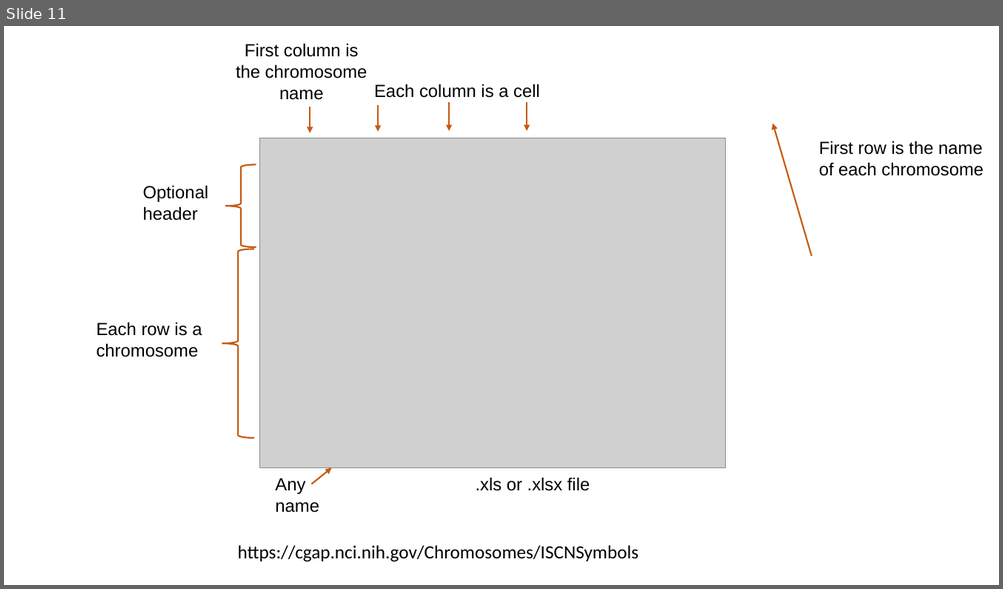
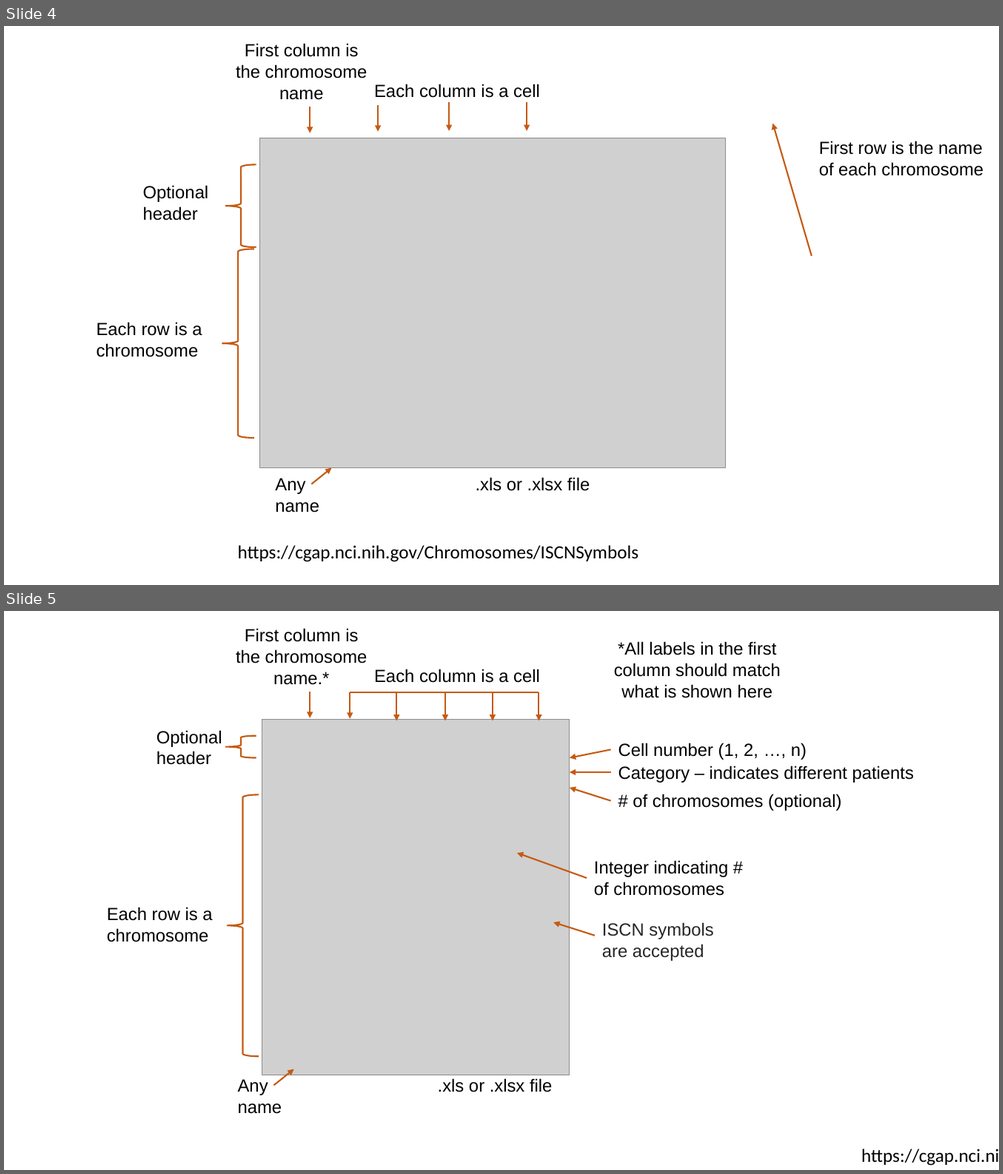
Before and after one commit to dpique/aneuVis, a slide deck: manuscript/aneuvis_figures.pptx. Shown one above the other, each under a label of ours: slide 11 before the commit, slides 4 and 5 after it. The pictures are 1003x589 and 1003x1174 pixels, drawn with LibreOffice and Linux fonts; fonts in the diff are those of the drawing; grey boxes stand for pictures. Boxes give left, top, right and bottom in pixels: in the first picture for what was removed or moved away, otherwise in the second. Text is boxed around its words. In the diff, an @@ line names an element or a change of style, - is before the commit and + after.

```diff
--- a/manuscript/aneuvis_figures.pptx
+++ b/manuscript/aneuvis_figures.pptx
@@ slide 5 added at (4, 611, 999, 1170), background #FFFFFF @@
@@ text added at (236, 628, 367, 685), 17 pt, text #000000 @@
+First column is the chromosome name.*
@@ text added at (614, 641, 780, 698), 17 pt, text #000000 @@
+*All labels in the first column should match what is shown here
@@ text added at (374, 669, 540, 683), 17 pt, text #000000 @@
+Each column is a cell
@@ arrow added from (310, 692) to (310, 718), #C55A11 1.5 pt @@
@@ arrow added from (350, 692) to (350, 719), #C55A11 1.5 pt @@
@@ line added from (539, 692) to (350, 692), #C55A11 1.5 pt @@
@@ arrow added from (396, 692) to (396, 721), #C55A11 1.5 pt @@
@@ arrow added from (445, 692) to (445, 721), #C55A11 1.5 pt @@
@@ arrow added from (492, 692) to (492, 721), #C55A11 1.5 pt @@
@@ arrow added from (539, 692) to (539, 721), #C55A11 1.5 pt @@
@@ picture added at (262, 719, 569, 1076) @@
@@ text added at (156, 730, 222, 765), 17 pt, text #000000 @@
+Optional header
@@ right brace added at (225, 735, 256, 758), outline #C55A11 1.5 pt @@
@@ text added at (618, 743, 806, 760), 17 pt, text #000000 @@
+Cell number (1, 2, …, n)
@@ arrow added from (611, 750) to (569, 758), #C55A11 1.5 pt @@
@@ text added at (618, 766, 913, 783), 17 pt, text #000000 @@
+Category – indicates different patients
@@ arrow added from (611, 772) to (569, 772), #C55A11 1.5 pt @@
@@ arrow added from (611, 801) to (569, 788), #C55A11 1.5 pt @@
@@ right brace added at (227, 795, 259, 1056), outline #C55A11 1.5 pt @@
@@ text added at (632, 794, 841, 811), 17 pt, text #000000 @@
+# of chromosomes (optional)
@@ arrow added from (586, 878) to (518, 854), #C55A11 1.5 pt @@
@@ text added at (594, 860, 728, 896), 17 pt, text #000000 @@
+Integer indicating # of chromosomes
@@ text added at (107, 907, 212, 943), 17 pt, text #000000 @@
+Each row is a chromosome
@@ arrow added from (595, 936) to (553, 923), #C55A11 1.5 pt @@
@@ text added at (602, 923, 713, 961), 17 pt, text #262626 @@
+ISCN symbols are accepted
@@ arrow added from (274, 1085) to (294, 1070), #C55A11 1.5 pt @@
@@ text added at (238, 1079, 282, 1114), 17 pt, text #000000 @@
+Any name
@@ text added at (438, 1079, 552, 1093), 17 pt, text #000000 @@
+.xls or .xlsx file
@@ text added at (861, 1149, 999, 1166), 18 pt, text #000000 @@
+https://cgap.nci.nih.gov/Chromosomes/ISCNSymbols
@@ what was slide 11 is now slide 4 @@
```
Also in this commit, not shown: 2 slides changed, 1 other slide added, 13 other files.
